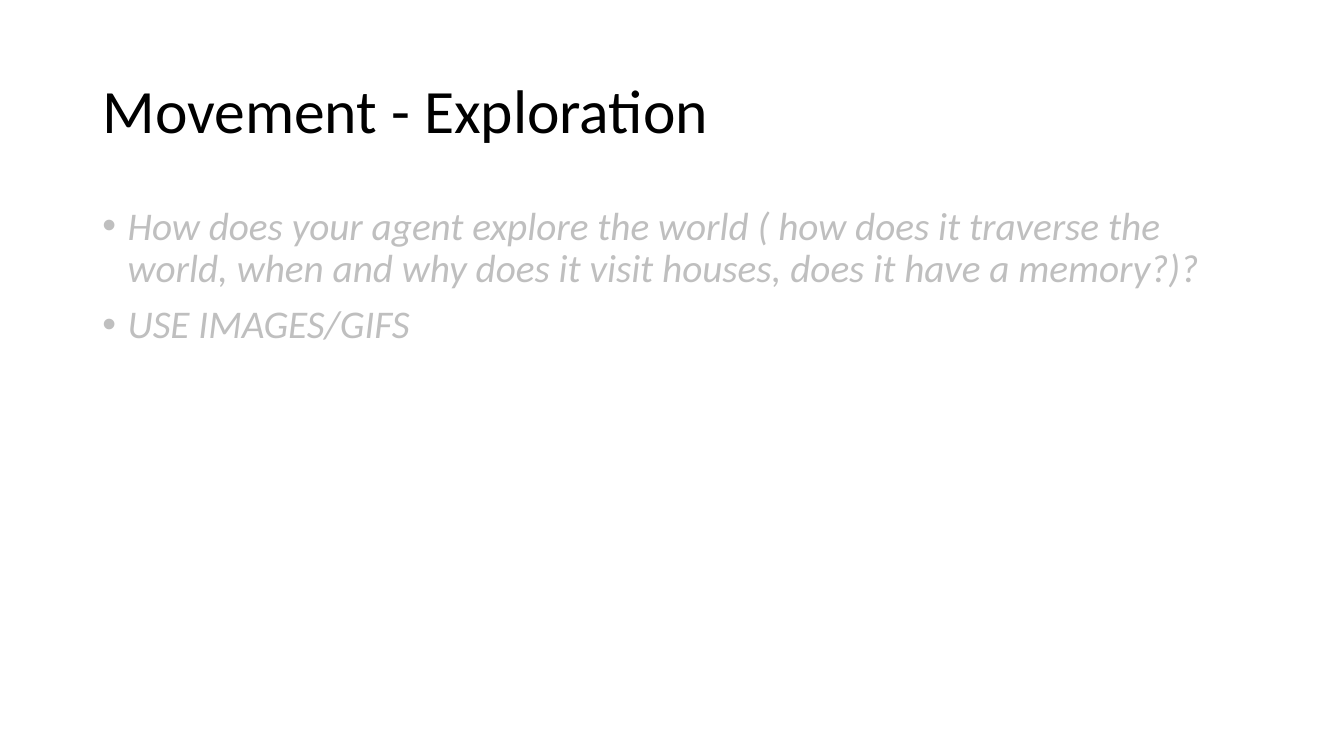
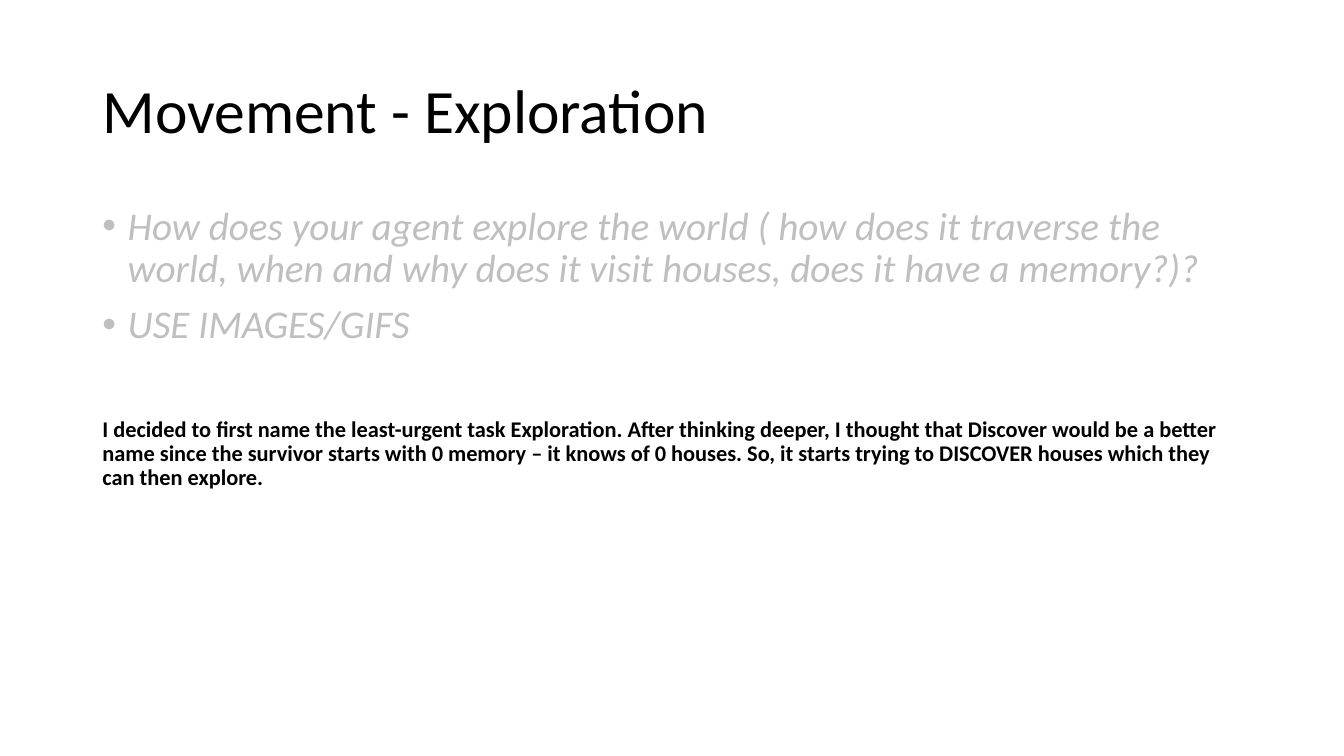
Before and after one commit to DAE-GD-2025-2026/gameai-zombie-DanielAdam13, a slide deck: slide 6 of GPP_ZombieAI_AdamovDaniel_2DAE10.pptx. Drawn at 1344x756 pixels with LibreOffice and Linux fonts; fonts in the diff are those of the drawing. Boxes give left, top, right and bottom in pixels: in the first picture for what was removed or moved away, otherwise in the second. Text is boxed around its words. In the diff, an @@ line names an element or a change of style, - is before the commit and + after.

Commit message:
Discovery Task / Update Stats Service
The Discovery Task is simply an "evolution" of the aimless wandering task which is now unused.
The Discovery samples 8 random points and evaluates which one would be best depending on:
1. distance
2. current direction alignment
The priority of distance vs direction alignment is determined by a variable.
-------------------------------------
Implemented an Update Stats Service which always runs on the Selector. It simply updates the health and stamina which will be used in the future.

```diff
--- a/GPP_ZombieAI_AdamovDaniel_2DAE10.pptx
+++ b/GPP_ZombieAI_AdamovDaniel_2DAE10.pptx
@@ text at box(102, 421, 1216, 489): paragraph added @@
+I decided to first name the least-urgent task Exploration. After thinking deeper, I thought that Discover would be a better name since the survivor starts with 0 memory – it knows of 0 houses. So, it starts trying to DISCOVER houses which they can then explore.
```
Also in this commit, not shown: 8 other files.
